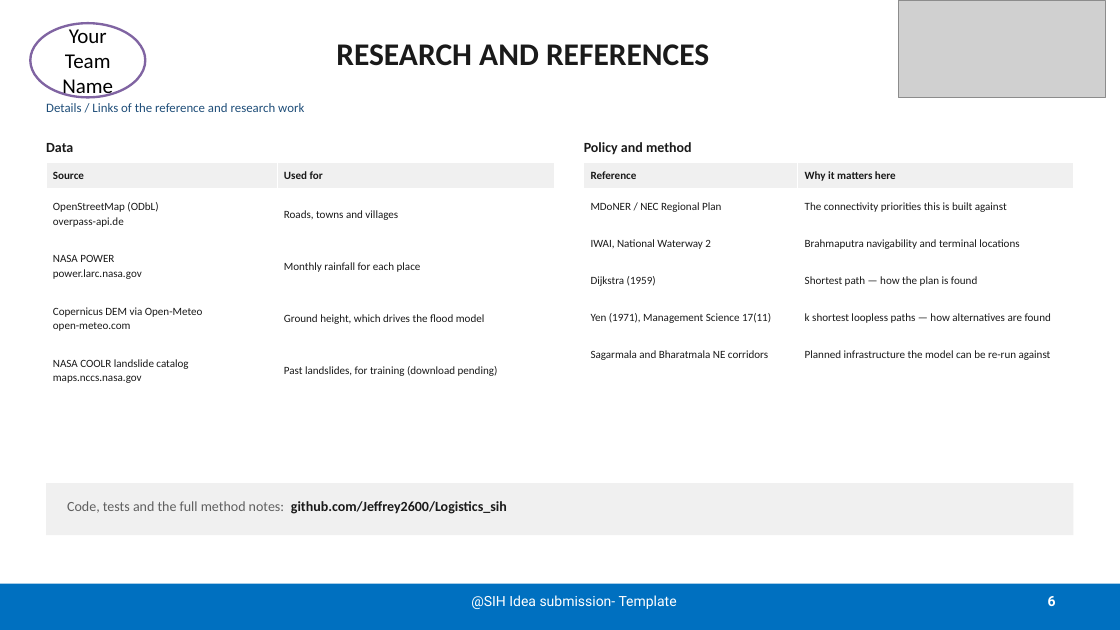
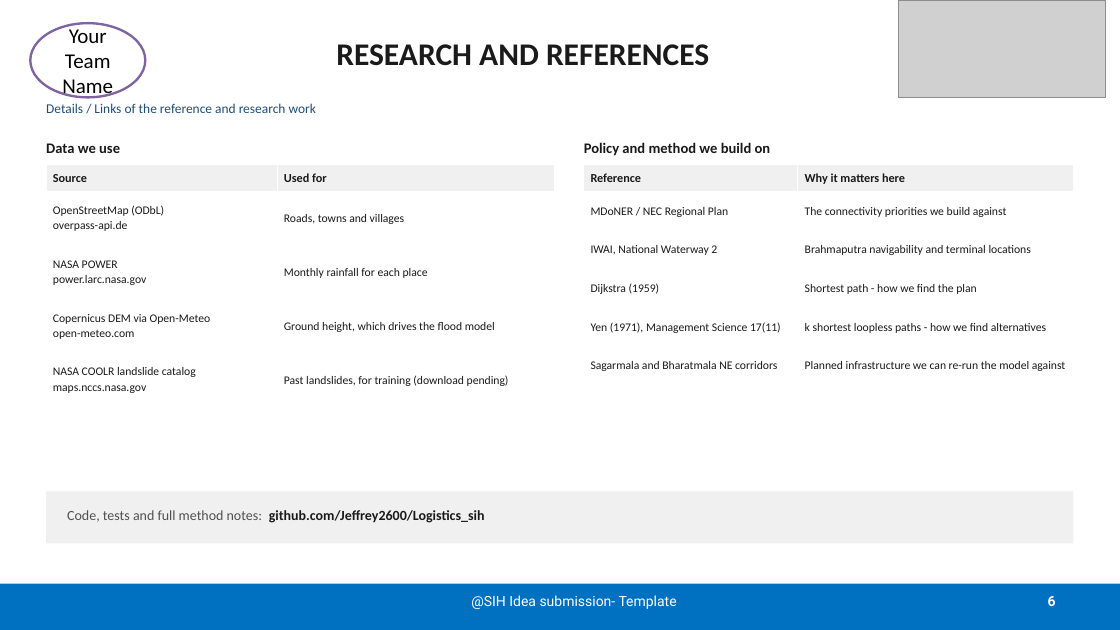
Before and after one commit to Jeffrey2600/Logistics_sih, a slide deck: slide 6 of docs/presentation/SIH26002_NER_Logistics_Submission6.pptx. Drawn at 1120x630 pixels with LibreOffice and Linux fonts; fonts in the diff are those of the drawing; grey boxes stand for pictures. Boxes give left, top, right and bottom in pixels: in the first picture for what was removed or moved away, otherwise in the second. Text is boxed around its words. In the diff, an @@ line names an element or a change of style, - is before the commit and + after.

```diff
--- a/docs/presentation/SIH26002_NER_Logistics_Submission6.pptx
+++ b/docs/presentation/SIH26002_NER_Logistics_Submission6.pptx
@@ text "Details / Links of the ..." at [46, 103, 316, 113]: size 11 to 11.5 pt; line spacing 1.12 to 1.15 @@
@@ text at [46, 143, 120, 153]: text changed; size 12 to 12.5 pt @@
-Data
+Data we use
@@ text at [584, 142, 771, 156]: text changed; size 12 to 12.5 pt @@
-Policy and method
+Policy and method we build on
@@ table at [46, 165, 555, 407] @@
@@ size 9.5 to 10.5 pt in "Source", "Used for" @@
@@ size 9.5 to 10 pt @@
@@ line spacing 1.05 to 1.08 @@
@@ table at [584, 165, 1074, 385] @@
-row 2, column 2: The connectivity priorities this is built against
+row 2, column 2: The connectivity priorities we build against
-row 4, column 2: Shortest path — how the plan is found
+row 4, column 2: Shortest path - how we find the plan
-row 5, column 2: k shortest loopless paths — how alternatives are found
+row 5, column 2: k shortest loopless paths - how we find alternatives
-row 6, column 2: Planned infrastructure the model can be re-run against
+row 6, column 2: Planned infrastructure we can re-run the model against
@@ size 9.5 to 10.5 pt in "Reference", "Why it matters here" @@
@@ size 9.5 to 10 pt in "MDoNER / NEC Regional Plan", "IWAI, National Waterway 2", "Brahmaputra navigability and terminal locations", "Dijkstra (1959)" and 2 more places @@
@@ line spacing 1.05 to 1.08 @@
@@ rectangle: place and size @@
-rectangle at [46, 483, 1074, 535]
+rectangle at [46, 492, 1074, 544]
@@ text at [67, 510, 485, 523]: text changed @@
-Code, tests and the full method notes: github.com/Jeffrey2600/Logistics_sih
+Code, tests and full method notes: github.com/Jeffrey2600/Logistics_sih
```
Also in this commit, not shown: 5 other slides changed, 2 other files.
